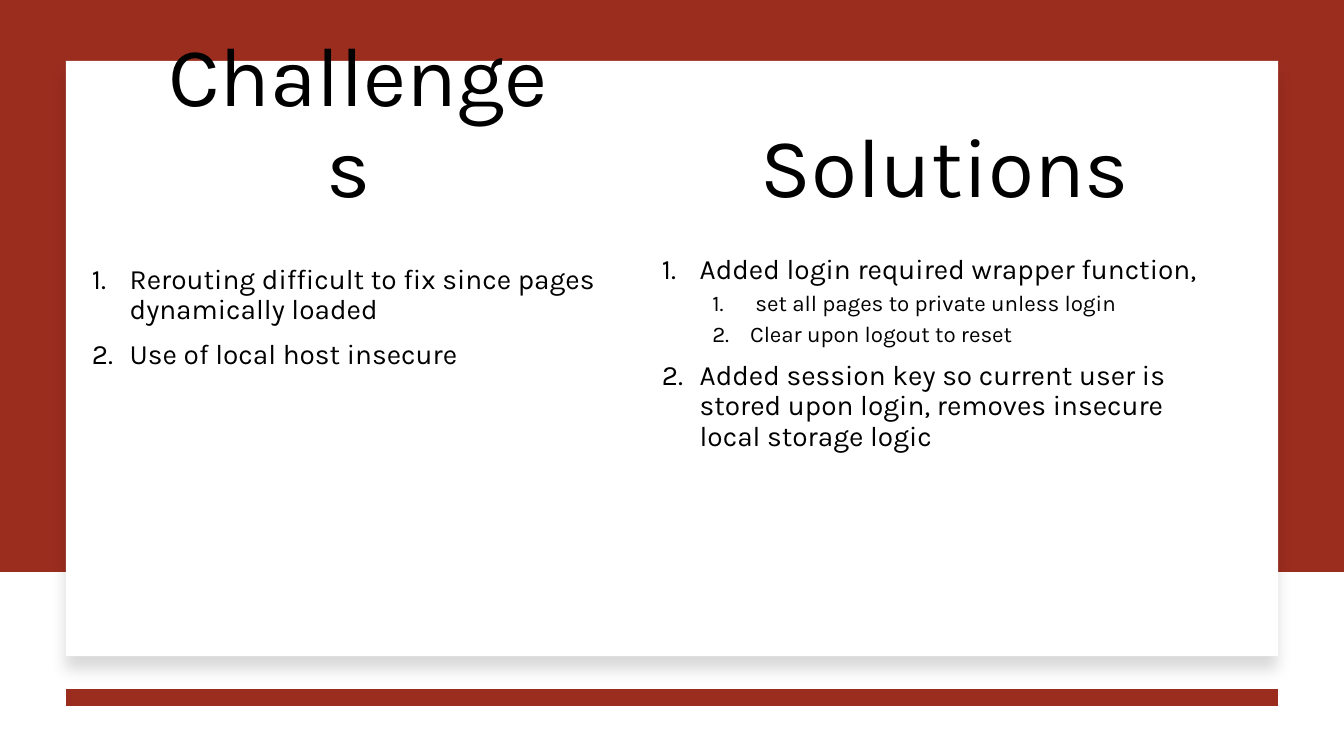
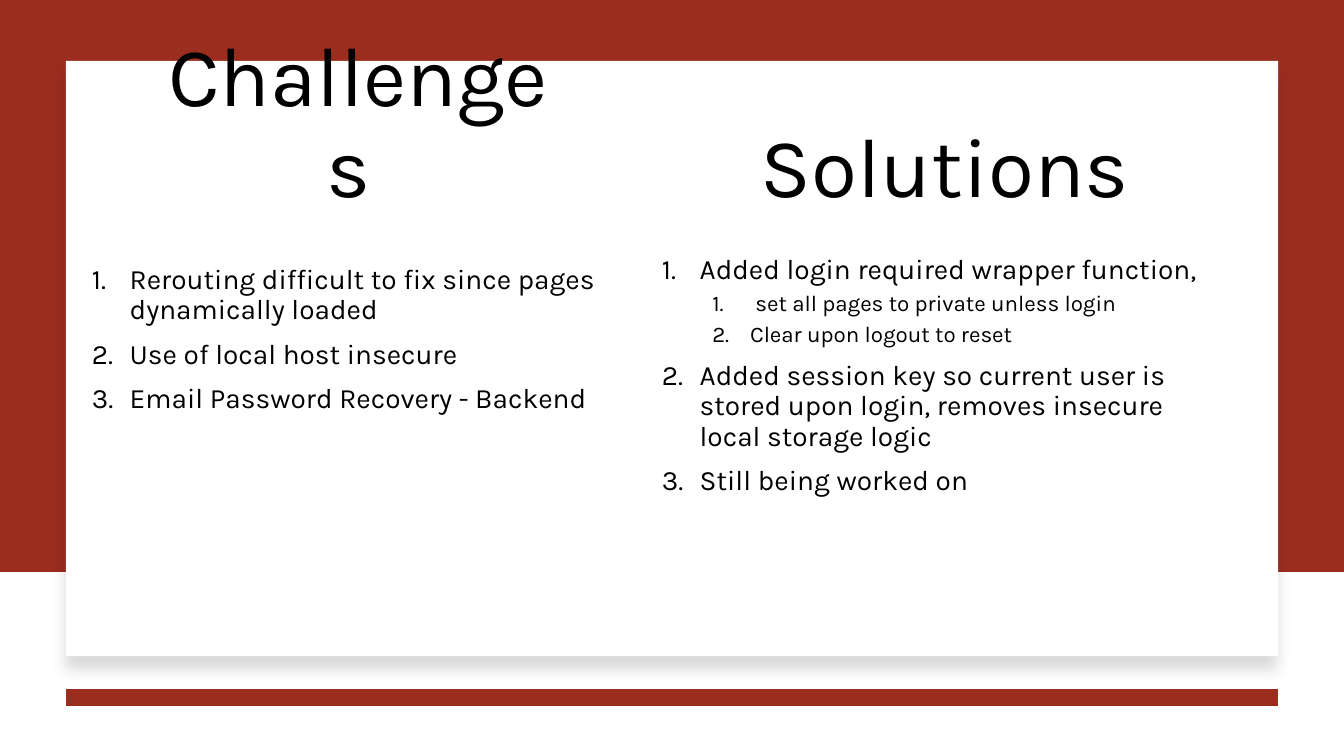
Before and after one commit to jjdeuce06/VulcanActivityTracker, a slide deck: slide 6 of Documentation/Weekly Report/week7/CMSC-4920-Week7-Group2.pptx. Drawn at 1344x756 pixels with LibreOffice and Linux fonts; fonts in the diff are those of the drawing. Boxes give left, top, right and bottom in pixels: in the first picture for what was removed or moved away, otherwise in the second. Text is boxed around its words. In the diff, an @@ line names an element or a change of style, - is before the commit and + after.

```diff
--- a/Documentation/Weekly Report/week7/CMSC-4920-Week7-Group2.pptx
+++ b/Documentation/Weekly Report/week7/CMSC-4920-Week7-Group2.pptx
@@ text at (x1=130, y1=389, x2=586, y2=415): paragraph added @@
+3. Email Password Recovery - Backend
@@ text at (x1=700, y1=470, x2=968, y2=497): paragraph added @@
+3. Still being worked on
```
Also in this commit, not shown: 2 other slides changed, 2 slides added, 4 other files.
